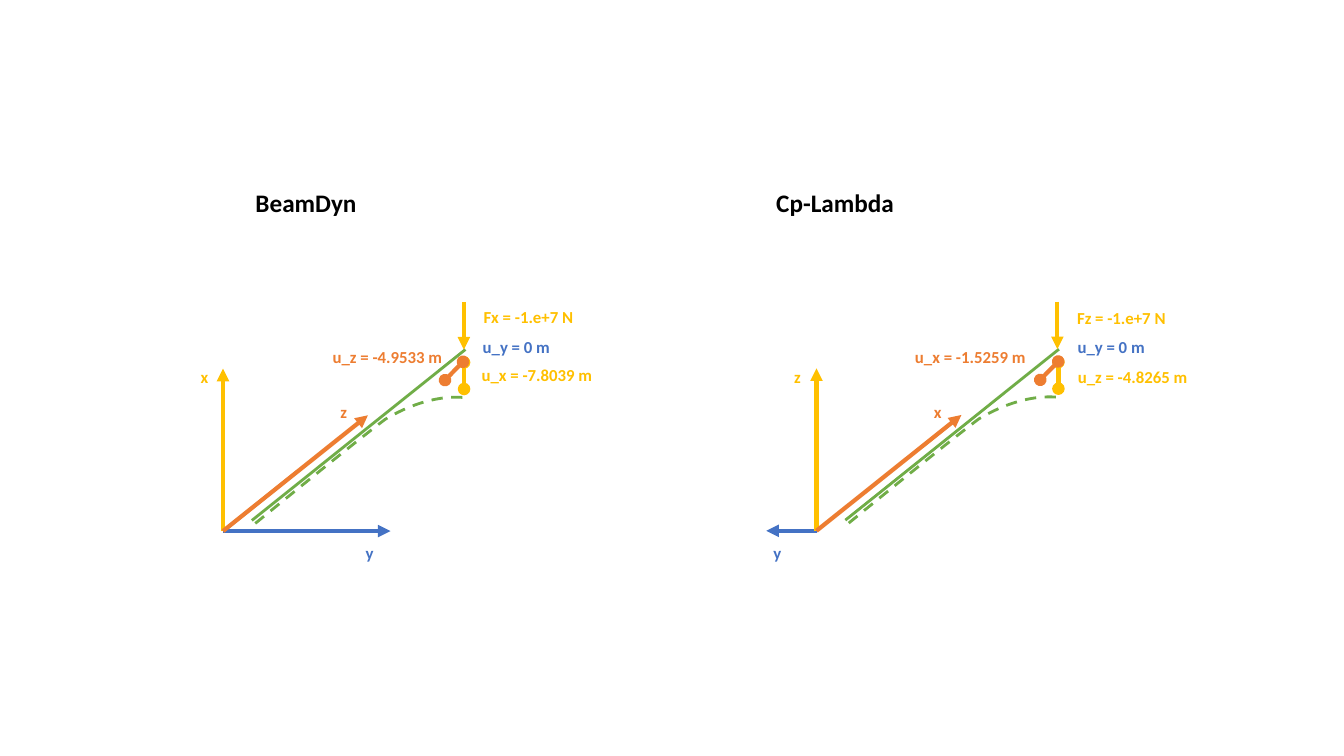
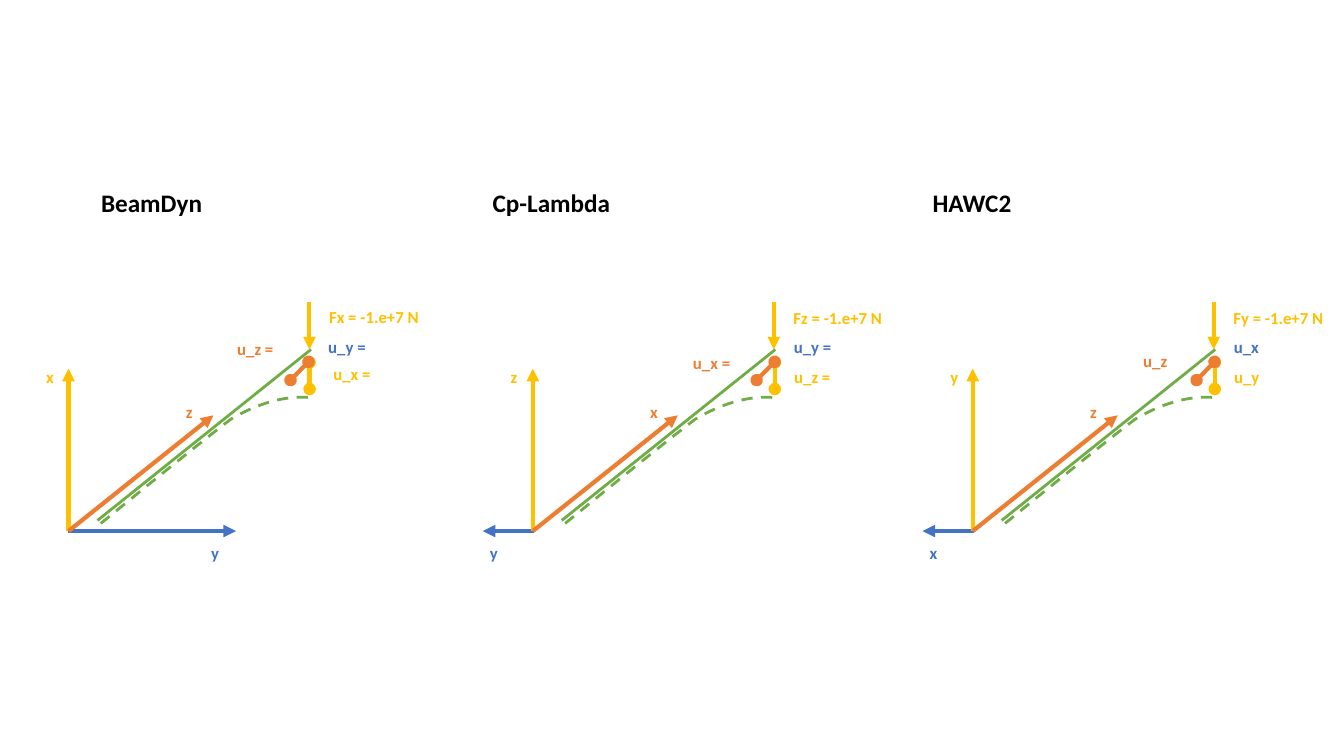
Before and after one commit to ptrbortolotti/BeamDyn_CpLambda, a slide deck: slide 1 of Test1/frames.pptx. Drawn at 1344x756 pixels with LibreOffice and Linux fonts; fonts in the diff are those of the drawing. Boxes give left, top, right and bottom in pixels: in the first picture for what was removed or moved away, otherwise in the second. Text is boxed around its words. In the diff, an @@ line names an element or a change of style, - is before the commit and + after.

```diff
--- a/Test1/frames.pptx
+++ b/Test1/frames.pptx
@@ text added at (933, 195, 1012, 212), 18 pt, text #000000, bold @@
+HAWC2
@@ arrow added from (1214, 301) to (1214, 350), #FFC000 3 pt @@
@@ text added at (1233, 313, 1323, 327), 12 pt, text #FFC000, bold @@
+Fy = -1.e+7 N
@@ text at (237, 347, 261, 358): text changed @@
-u_z = -4.9533 m
+u_z =
@@ text at (328, 345, 353, 356): text changed @@
-u_y = 0 m
+u_y =
@@ text at (794, 345, 819, 356): text changed @@
-u_y = 0 m
+u_y =
@@ line added from (1002, 520) to (1216, 350), #70AD47 2 pt @@
@@ text added at (1143, 359, 1167, 370), 12 pt, text #ED7D31, bold @@
+u_z
@@ text added at (1234, 345, 1259, 356), 12 pt, text #4472C4, bold @@
+u_x
@@ 5 texts, 4 arrows, 2 double arrows, 1 line, 1 freeform shape: place and size @@
-5 texts, 4 arrows, 2 double arrows, 1 line, 1 freeform shape at (201, 195, 573, 562)
+5 texts, 4 arrows, 2 double arrows, 1 line, 1 freeform shape at (46, 195, 419, 562)
@@ text at (333, 372, 358, 383): text changed @@
-u_x = -7.8039 m
+u_x =
@@ text at (693, 361, 718, 372): text changed @@
-u_x = -1.5259 m
+u_x =
@@ 5 texts, 4 arrows, 2 double arrows, 1 freeform shape, 1 line: place and size @@
-5 texts, 4 arrows, 2 double arrows, 1 freeform shape, 1 line at (766, 194, 1166, 562)
+5 texts, 4 arrows, 2 double arrows, 1 freeform shape, 1 line at (483, 194, 882, 562)
@@ text at (794, 375, 818, 386): text changed @@
-u_z = -4.8265 m
+u_z =
@@ text added at (950, 375, 958, 386), 12 pt, text #FFC000, bold @@
+y
@@ arrow added from (973, 531) to (973, 369), #FFC000 3 pt @@
@@ double arrow added from (1215, 362) to (1197, 380), #ED7D31 3 pt @@
@@ double arrow added from (1215, 363) to (1215, 389), #FFC000 3 pt @@
@@ text added at (1234, 375, 1259, 386), 12 pt, text #FFC000, bold @@
+u_y
@@ arrow added from (973, 531) to (1118, 415), #ED7D31 3 pt @@
@@ freeform shape added at (1005, 397, 1215, 523), outline #70AD47 2 pt dashed @@
@@ text added at (1090, 410, 1097, 418), 12 pt, text #ED7D31, bold @@
+z
@@ arrow added from (974, 531) to (923, 531), #4472C4 3 pt @@
@@ text added at (930, 551, 938, 559), 12 pt, text #4472C4, bold @@
+x
```
Also in this commit, not shown: 6 other files.
